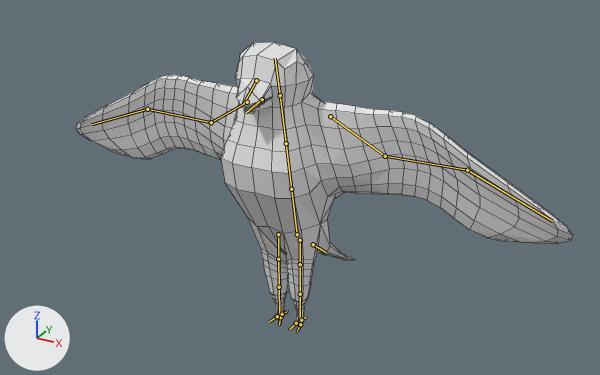
A saved change to the Blender file Falcon.blend.
Rendered twice from a 50 mm lens placed at (6.03, -10.22, 5.44), pointed at (0.43, -0.02, 0.34). Lighting does not change. The marker at lower left points along +X, +Y and +Z. The bones that bend it are drawn over the model as lines. Mesh edges are drawn as thin lines. Materials are left out; every surface is plain grey.
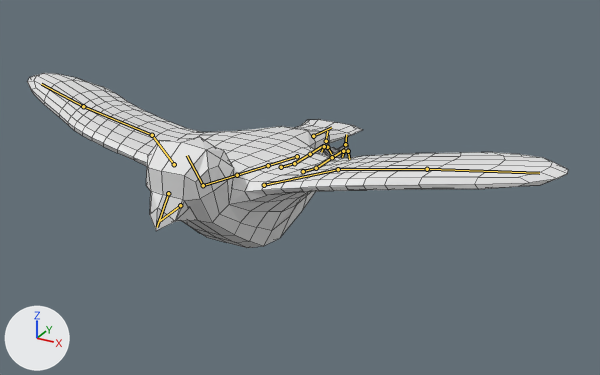
The newer file adds an action. The first version stands in its rest pose; the second is drawn at frame 94 of the action 'ArmatureAction'.

Edits to the scene script, one JSON object a line:
```json
{"block": "bone_hip", "where": "bone_hip = bpy.data.objects['Armature'].pose.bones['Hip']"}
{"op": "set", "path": "bone_hip.location", "old": "(0.0, 0.0, 0.0)", "new": "(0.01, 1.52, -0.29)"}
{"op": "set", "path": "bone_hip.rotation_quaternion", "old": "(1.0, 0.0, 0.0, 0.0)", "new": "(0.824, 0.566, -0.004, 0.0)", "note": "degrees (0, 0, 0) -> degrees (69, 0, 0)"}
{"block": "bone_head", "where": "bone_head = bpy.data.objects['Armature'].pose.bones['Head']  # child of 'top chest'"}
{"op": "set", "path": "bone_head.rotation_quaternion", "old": "(1.0, 0.0, 0.0, 0.0)", "new": "(0.906, -0.424, 0.003, 0.0)", "note": "degrees (0, 0, 0) -> degrees (-50, 0, 0)"}
{"block": "bone_bottom_beak", "where": "bone_bottom_beak = bpy.data.objects['Armature'].pose.bones['Bottom beak']  # child of 'Head'"}
{"op": "set", "path": "bone_bottom_beak.rotation_quaternion", "old": "(1.0, 0.0, 0.0, 0.0)", "new": "(0.98, -0.2, 0.0, 0.0)", "note": "degrees (0, 0, 0) -> degrees (-23, 0, 0)"}
{"block": "bone_wing_l_1", "where": "bone_wing_l_1 = bpy.data.objects['Armature'].pose.bones['Wing.L.1']  # child of 'top chest'"}
{"op": "set", "path": "bone_wing_l_1.rotation_quaternion", "old": "(1.0, 0.0, 0.0, 0.0)", "new": "(0.992, -0.097, -0.069, 0.029)", "note": "degrees (0, 0, 0) -> degrees (-11, -8, 4)"}
{"block": "bone_wing_r_1", "where": "bone_wing_r_1 = bpy.data.objects['Armature'].pose.bones['Wing.R.1']  # child of 'top chest'"}
{"op": "set", "path": "bone_wing_r_1.rotation_quaternion", "old": "(1.0, 0.0, 0.0, 0.0)", "new": "(0.997, 0.054, 0.047, -0.043)", "note": "degrees (0, 0, 0) -> degrees (6, 6, -5)"}
{"block": "bone_wing_r_2", "where": "bone_wing_r_2 = bpy.data.objects['Armature'].pose.bones['Wing.R.2']  # child of 'Wing.R.1'"}
{"op": "set", "path": "bone_wing_r_2.rotation_quaternion", "old": "(1.0, 0.0, 0.0, 0.0)", "new": "(1.0, 0.01, -0.001, -0.029)", "note": "degrees (0, 0, 0) -> degrees (1, 0, -3)"}
{"block": "bone_bone_004", "where": "bone_bone_004 = bpy.data.objects['Armature'].pose.bones['Bone.004']  # child of 'Hip'"}
{"op": "set", "path": "bone_bone_004.location", "old": "(0.0, 0.0, 0.0)", "new": "(0.2, -0.19, -0.02)"}
{"op": "set", "path": "bone_bone_004.rotation_quaternion", "old": "(1.0, 0.0, 0.0, 0.0)", "new": "(0.95, -0.014, -0.001, -0.312)", "note": "degrees (0, 0, 0) -> degrees (-2, -1, -36)"}
{"block": "bone_t_topleg_l", "where": "bone_t_topleg_l = bpy.data.objects['Armature'].pose.bones['T.Topleg.L']  # child of 'Hip'"}
{"op": "set", "path": "bone_t_topleg_l.rotation_quaternion", "old": "(1.0, 0.0, 0.0, 0.0)", "new": "(0.997, 0.0, 0.0, -0.075)", "note": "degrees (0, 0, 0) -> degrees (0, 0, -9)"}
{"block": "bone_t_bottomleg_l", "where": "bone_t_bottomleg_l = bpy.data.objects['Armature'].pose.bones['T.bottomleg.L']  # child of 'T.Topleg.L'"}
{"op": "set", "path": "bone_t_bottomleg_l.rotation_quaternion", "old": "(1.0, 0.0, 0.0, 0.0)", "new": "(0.996, 0.0, 0.001, 0.094)", "note": "degrees (0, 0, 0) -> degrees (0, 0, 11)"}
{"block": "bone_t_topleg_r", "where": "bone_t_topleg_r = bpy.data.objects['Armature'].pose.bones['T.topleg.R']  # child of 'Hip'"}
{"op": "set", "path": "bone_t_topleg_r.rotation_quaternion", "old": "(1.0, 0.0, 0.0, 0.0)", "new": "(0.997, 0.0, 0.0, -0.075)", "note": "degrees (0, 0, 0) -> degrees (0, 0, -9)"}
{"block": "bone_t_bottomleg_r", "where": "bone_t_bottomleg_r = bpy.data.objects['Armature'].pose.bones['T.Bottomleg.R']  # child of 'T.topleg.R'"}
{"op": "set", "path": "bone_t_bottomleg_r.rotation_quaternion", "old": "(1.0, 0.0, 0.0, 0.0)", "new": "(0.996, 0.0, 0.0, -0.094)", "note": "degrees (0, 0, 0) -> degrees (0, 0, -11)"}
```

Pixel boxes (x1, y1, x2, y2) of what changed, in the pictures (600 x 375 px):
```json
{"object": "Cube", "change": "posed", "before": [76, 42, 573, 333], "after": [27, 73, 568, 248], "on screen": "9% wider, 40% shorter"}
{"bone": "Hip", "before": "(297, 234) to (291, 189)", "after": "(297, 156) to (268, 165)"}
{"bone": "Head", "before": "(280, 95) to (275, 58)", "after": "(203, 185) to (187, 155)"}
{"bone": "Bottom beak", "before": "(262, 99) to (245, 113)", "after": "(180, 205) to (159, 221)"}
{"bone": "Wing.L.1", "before": "(330, 116) to (385, 156)", "after": "(264, 185) to (338, 169)"}
{"bone": "Wing.R.1", "before": "(247, 102) to (211, 122)", "after": "(174, 164) to (152, 135)"}
{"bone": "Wing.R.2", "before": "(211, 122) to (147, 109)", "after": "(152, 135) to (83, 106)"}
{"bone": "Bone.004", "before": "(313, 244) to (326, 252)", "after": "(313, 136) to (331, 127)"}
{"bone": "T.Topleg.L", "before": "(300, 240) to (300, 264)", "after": "(303, 171) to (316, 168)"}
{"bone": "T.bottomleg.L", "before": "(300, 264) to (300, 294)", "after": "(316, 168) to (332, 157)"}
{"bone": "T.topleg.R", "before": "(278, 234) to (278, 259)", "after": "(281, 167) to (294, 163)"}
{"bone": "T.Bottomleg.R", "before": "(278, 259) to (279, 287)", "after": "(294, 163) to (310, 154)"}
```
